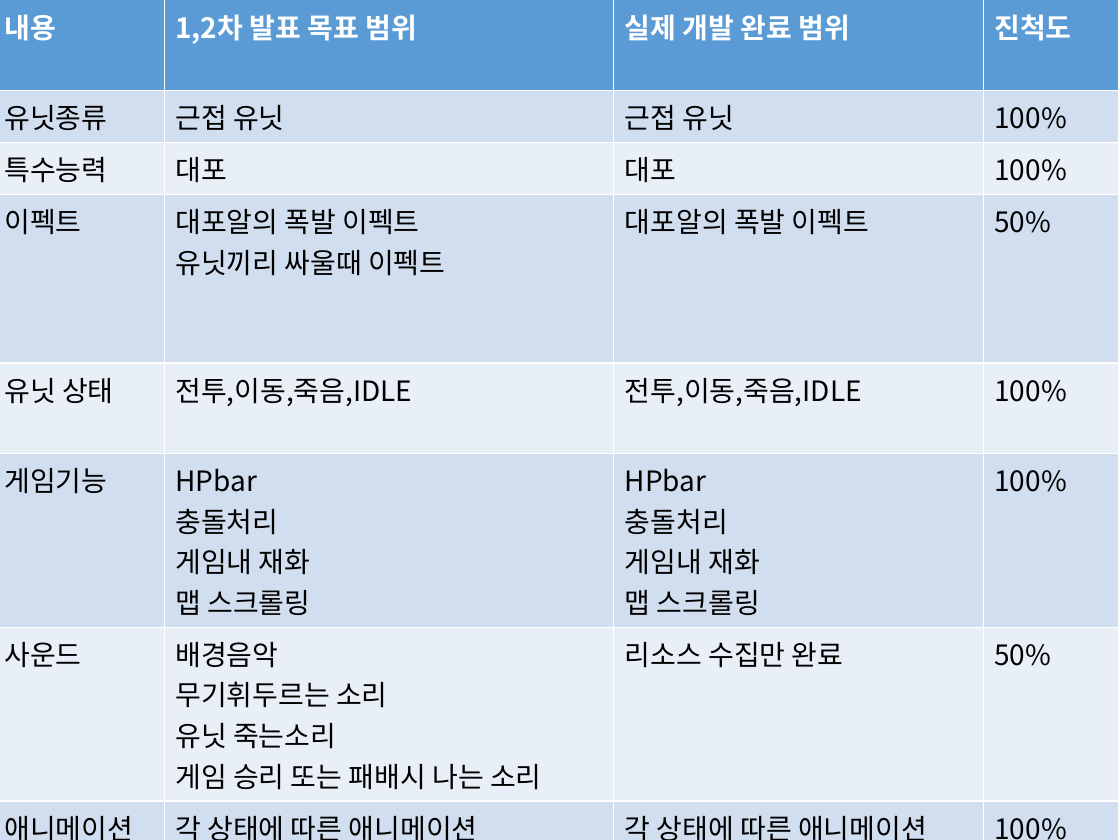
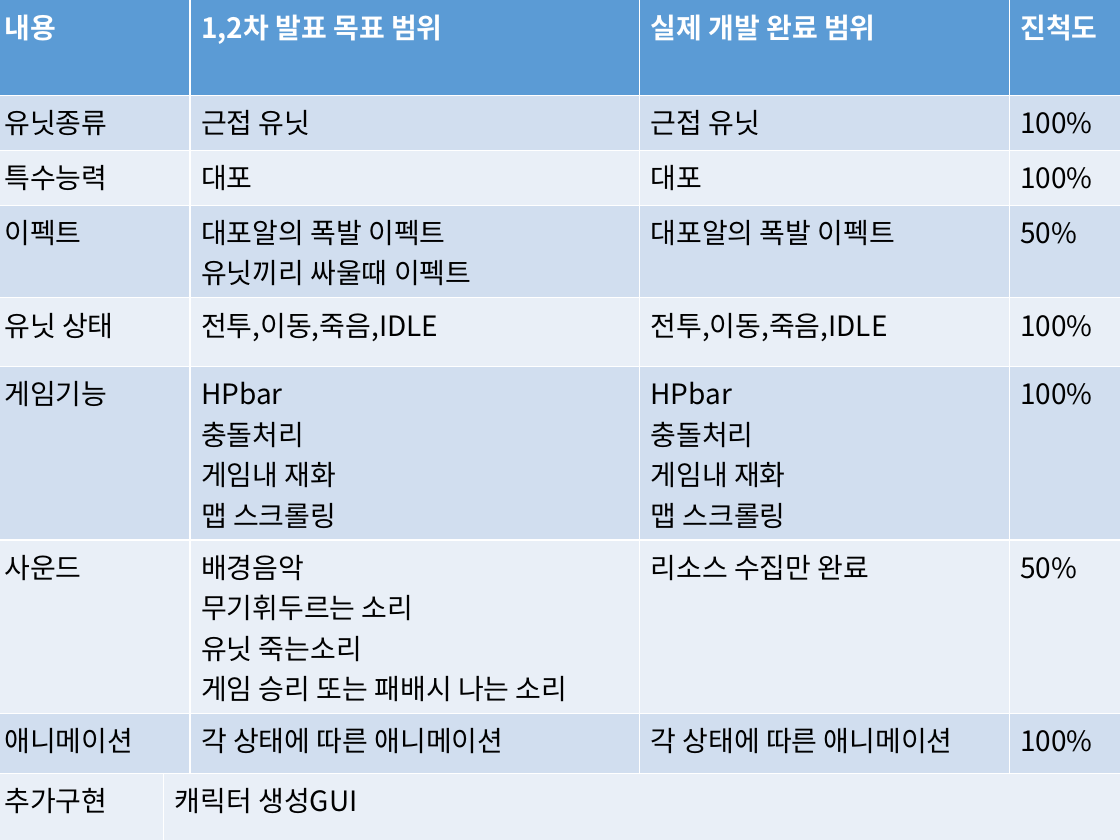
Before and after one commit to gkwodhsla/2DGP_project, a slide deck: slide 1 of projectPPT/3차 발표.pptx. Drawn at 1120x840 pixels with LibreOffice and Linux fonts; fonts in the diff are those of the drawing. Boxes give left, top, right and bottom in pixels: in the first picture for what was removed or moved away, otherwise in the second. Text is boxed around its words. In the diff, an @@ line names an element or a change of style, - is before the commit and + after.

```diff
--- a/projectPPT/3차 발표.pptx
+++ b/projectPPT/3차 발표.pptx
@@ table at (0, 0, 1118, 840) @@
-내용 | 1,2차 발표 목표 범위 | 실제 개발 완료 범위 | 진척도
-유닛종류 | 근접 유닛 | 근접 유닛 | 100%
-특수능력 | 대포 | 대포 | 100%
-이펙트 | 대포알의 폭발 이펙트 / 유닛끼리 싸울때 이펙트 | 대포알의 폭발 이펙트 | 50%
-유닛 상태 | 전투,이동,죽음,IDLE | 전투,이동,죽음,IDLE | 100%
-게임기능 | HPbar / 충돌처리 / 게임내 재화 / 맵 스크롤링 | HPbar / 충돌처리 / 게임내 재화 / 맵 스크롤링 | 100%
-사운드 | 배경음악 / 무기휘두르는 소리 / 유닛 죽는소리 / 게임 승리 또는 패배시 나는 소리 | 리소스 수집만 완료 | 50%
-애니메이션 | 각 상태에 따른 애니메이션 | 각 상태에 따른 애니메이션 | 100%
+내용 |  | 1,2차 발표 목표 범위 | 실제 개발 완료 범위 | 진척도
+유닛종류 |  | 근접 유닛 | 근접 유닛 | 100%
+특수능력 |  | 대포 | 대포 | 100%
+이펙트 |  | 대포알의 폭발 이펙트 / 유닛끼리 싸울때 이펙트 | 대포알의 폭발 이펙트 | 50%
+유닛 상태 |  | 전투,이동,죽음,IDLE | 전투,이동,죽음,IDLE | 100%
+게임기능 |  | HPbar / 충돌처리 / 게임내 재화 / 맵 스크롤링 | HPbar / 충돌처리 / 게임내 재화 / 맵 스크롤링 | 100%
+사운드 |  | 배경음악 / 무기휘두르는 소리 / 유닛 죽는소리 / 게임 승리 또는 패배시 나는 소리 | 리소스 수집만 완료 | 50%
+애니메이션 |  | 각 상태에 따른 애니메이션 | 각 상태에 따른 애니메이션 | 100%
+추가구현 | 캐릭터 생성GUI |  |  | 
```
Also in this commit, not shown: 1 other slide changed, 2 other files.
